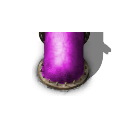
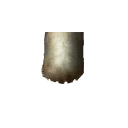
Two versions of the same layered image (w=128, h=128). Layer-by-layer changes:
hid "Layer 1" over bbox(32, 32, 112, 96)
